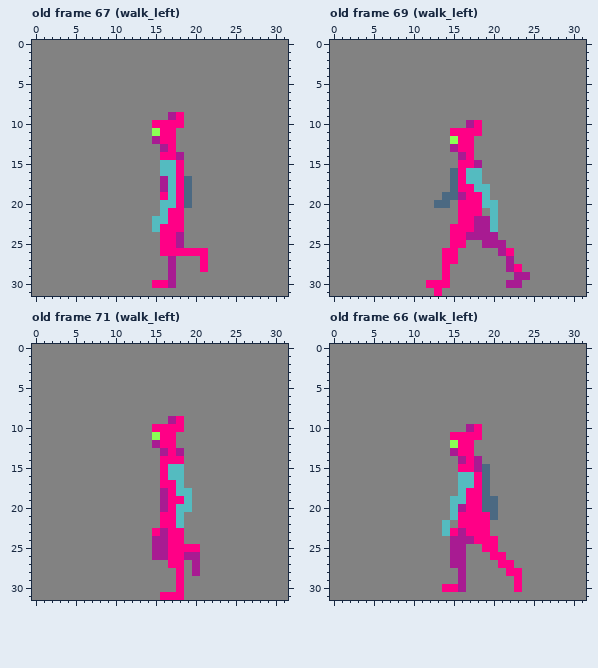
Pixel-art file, stored at Assets/Art/MrFish.aseprite. The picture above is the old version.
32x32 pixels, 121 frames. Shown: old frame 67 (walk_left), old frame 69 (walk_left), old frame 71 (walk_left), old frame 66 (walk_left). The commit also changed other frames, which this record leaves out.
The same view after the edit:
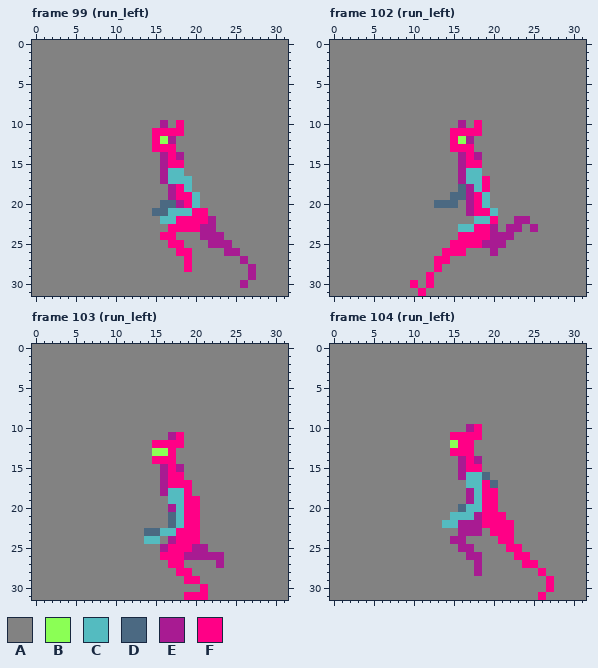
Palette (. is transparent): A #828282  B #8bff55  C #54bbc0  D #4b6982  E #a81b92  F #ff0086
A new or re-ordered frame is compared with the old frame closest to it.
Message: replaces left-right run animation
The edit:
frames 121 -> 141
Frame 99 (run_left) is new; against old frame 67 (walk_left), layers "armnear", "body", "armfar":
y 9: x 17..18 EF -> AA
y 10: x 15..17 FFF -> AEA
y 11: x 15 B -> F; x 18 A -> F
y 12: x 15..17 EFF -> FBE
y 13: x 15..16 AE -> FF
y 14: x 16 F -> E
y 15: x 16..17 CC -> EF
y 16: x 16 C -> E; x 18 F -> C
y 17: x 18..19 FD -> CC
y 18: x 16..17 EC -> AE; x 19 D -> C
y 19: x 16..17 FC -> AE; x 19..20 DA -> FC
y 20: x 16..20 CCFDA -> DDEFC
y 21: x 15..21 ACFFAAA -> DDCCCFF
y 22: x 15 C -> A; x 17 F -> C; x 19..22 AAAA -> FFFE
y 23: x 15..16 CF -> AA; x 19..22 AAAA -> FFEE
y 24: x 18 E -> A; x 21..23 AAA -> EEE
y 25: x 16 F -> A; x 18 E -> F; x 22..24 AAA -> EEE
y 26: x 16..17 FF -> AA; x 20..21 FF -> AA; x 24..25 AA -> EE
y 27: x 17 E -> A; x 19 A -> F; x 21 F -> A; x 26 A -> E
y 28: x 17 E -> A; x 19 A -> F; x 21 F -> A; x 27 A -> E
y 29: x 17 E -> A; x 27 A -> E
y 30: x 15..17 FFE -> AAA; x 26 A -> E
Frame 102 (run_left) is new; against old frame 69 (walk_left), layers "armnear", "body", "armfar":
y 10: x 16..17 AE -> EA
y 12: x 15..17 BFF -> FBE
y 13: x 15 E -> F
y 14: x 18 A -> E
y 15: x 16 F -> E; x 18 E -> F
y 16: x 15..16 DF -> AE
y 17: x 15..16 DF -> AE; x 19 A -> F
y 18: x 15..17 DFF -> ADE; x 19 C -> F
y 19: x 14 D -> A; x 16..17 EF -> DE
y 20: x 15..17 AFF -> DAE; x 20 C -> A
y 21: x 16..17 FF -> AE; x 19 A -> F
y 22: x 16..20 FFEEC -> AACCF; x 23..24 AA -> EE
y 23: x 15..20 FFFEEC -> ACCFFE; x 22..23 AA -> EE; x 25 A -> E
y 24: x 15 F -> A; x 17..19 EEE -> FFF; x 21..22 AA -> EE
y 25: x 17..18 AA -> FF
y 26: x 16 A -> F; x 20..22 AEF -> EAA
y 27: x 13 A -> F; x 15 F -> A; x 22 E -> A
y 28: x 13..14 AF -> FA; x 22..23 EF -> AA
y 29: x 12 A -> F; x 14 F -> A; x 23..24 EE -> AA
y 30: x 10 A -> F; x 13..14 FF -> AA; x 22..23 EE -> AA
y 31: x 11 A -> F; x 13 F -> A
Frame 103 (run_left) is new; against old frame 71 (walk_left), layers "armnear", "body", "armfar":
y 9: x 17..18 EF -> AA
y 10: x 15..18 FFFF -> AAAA
y 11: x 15..18 BFFA -> AAEF
y 12: x 15 E -> F; x 18 A -> F
y 13: x 15..16 AE -> BB; x 18 E -> A
y 14: x 15 A -> F; x 18 F -> A
y 15: x 16..18 FCC -> EFE
y 16: x 16..18 FCC -> EFF
y 17: x 16 F -> E; x 18..19 CA -> FF
y 18: x 17 F -> C; x 19 C -> F
y 19: x 16..20 EFFCA -> ACCFF
y 20: x 16..17 EF -> AE; x 19..20 CA -> FF
y 21..22: x 16..17 FF -> AD; x 19..20 AA -> FF
y 23: x 14..17 AFEF -> DDCC; x 19..20 AA -> FF
y 24: x 14..17 AEEF -> CCAE; x 19..20 AA -> FF
y 25: x 15 E -> A; x 20..21 FA -> EE
y 26: x 15..16 EE -> AF; x 21..23 AAA -> EEE
y 27: x 20 E -> A; x 23 A -> E
y 28: x 19..20 AE -> FA
y 29: x 18..20 FAA -> AFF
y 30: x 18 F -> A; x 21 A -> F
y 31: x 16..21 FFFAAA -> AAAFFF
Frame 104 (run_left) is new; against old frame 66 (walk_left), layers "armnear", "body", "armfar":
y 13: x 15 E -> F
y 15: x 16 F -> E; x 18..19 ED -> FA
y 16: x 16 C -> E; x 18 F -> C
y 17: x 16 C -> A; x 18..20 FDA -> CFD
y 18: x 16..20 CFFDA -> AECFF
y 19: x 15..20 CCFFDD -> AAECFF
y 20: x 15..20 CEFFDD -> ADCCFF
y 21: x 16..18 FFF -> CCE; x 20..21 DA -> FF
y 22: x 15..18 AFFF -> CEEE; x 20..22 AAA -> FFF
y 23: x 14..15 CF -> AA; x 17..22 FFFAAA -> EEAFFF
y 24: x 17..22 EFFFAA -> AAAAFF
y 25: x 15 E -> A; x 17 A -> E; x 19..20 FF -> AA; x 22..23 AA -> FF
y 26: x 15..18 EEAA -> AAEE; x 20..21 FF -> AA; x 23..24 AA -> FF
y 27: x 15..16 EE -> AA; x 18 A -> E; x 21..22 FF -> AA; x 24..25 AA -> FF
y 28: x 16 E -> A; x 18 A -> E; x 22..23 FF -> AA; x 26 A -> F
y 29: x 16 E -> A; x 23 F -> A; x 27 A -> F
y 30: x 14..16 FFE -> AAA; x 23 F -> A; x 27 A -> F
y 31: x 26 A -> F
